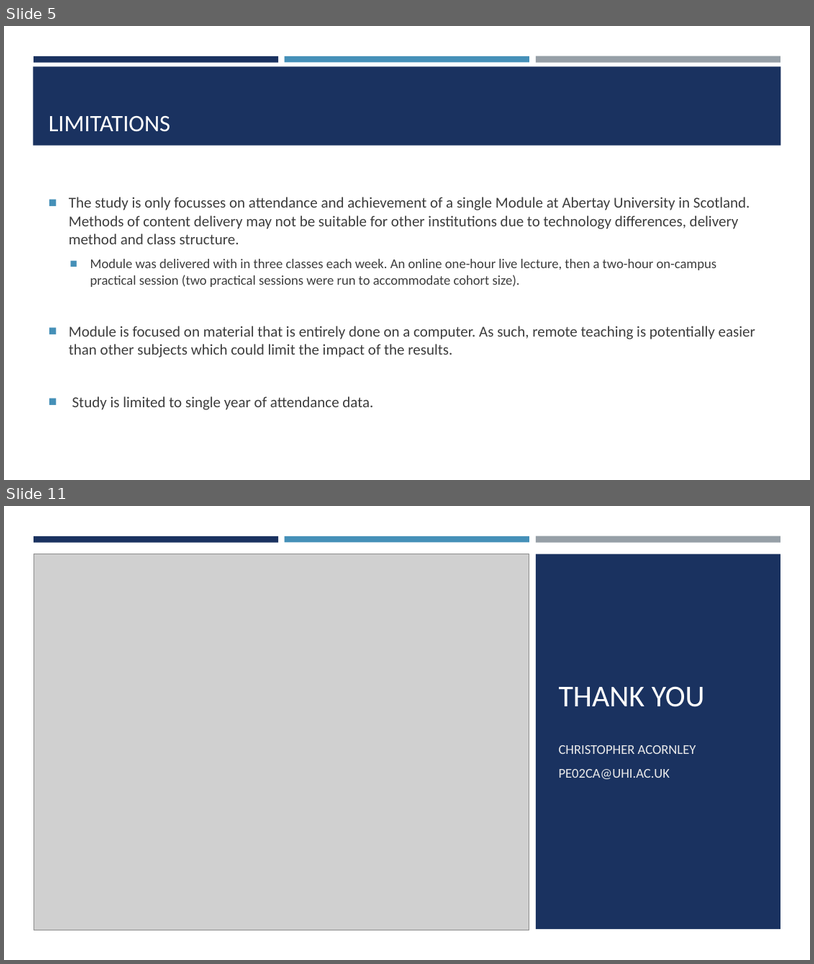
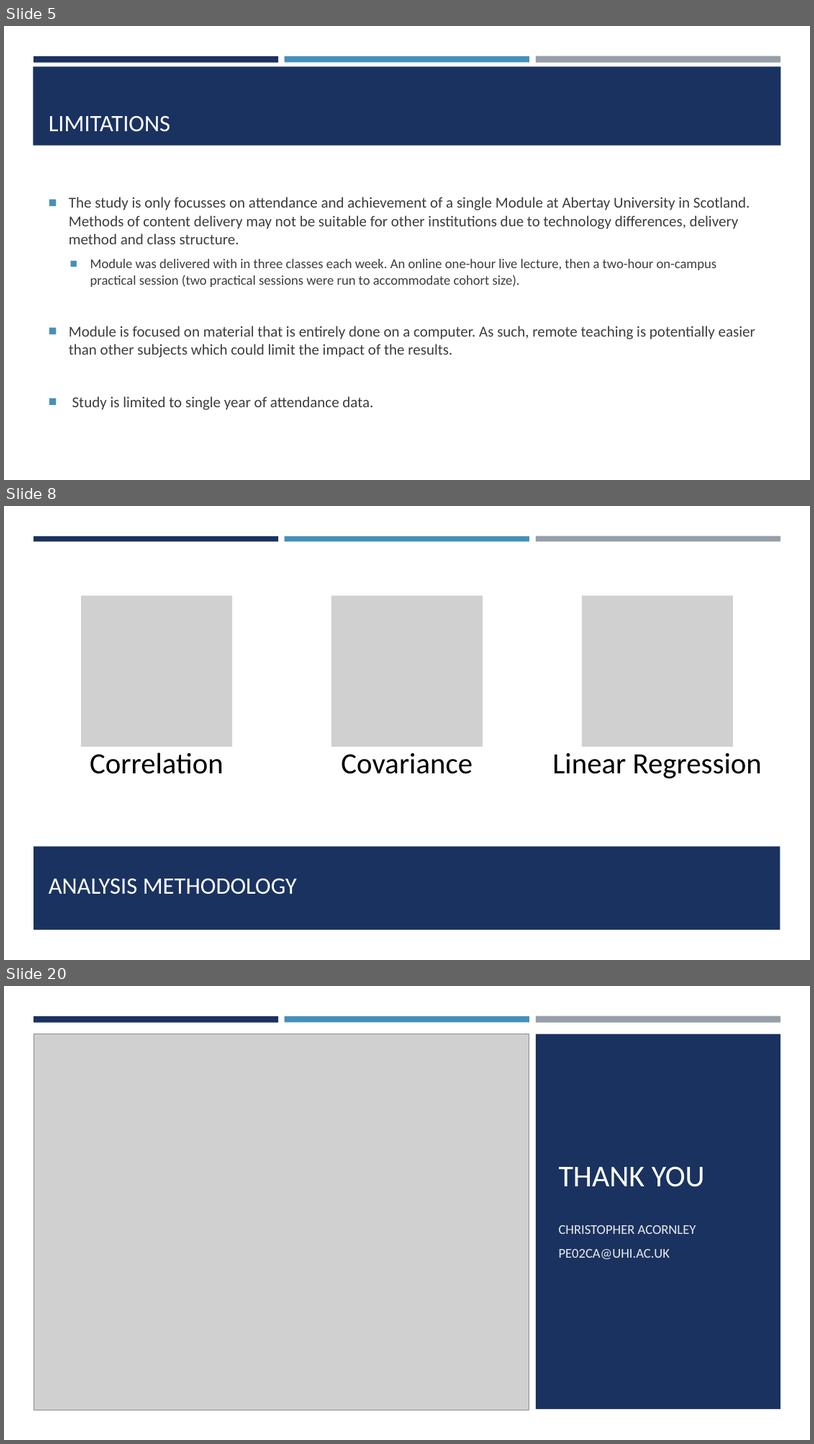
Before and after one commit to ChrisAcornleyPhD/CAP512Data, a slide deck: scripts/CAP512.pptx. Shown one above the other, each under a label of ours: slides 5 and 11 before the commit, slides 5, 8 and 20 after it; the slides between them are not shown. The pictures are 814x964 and 814x1444 pixels, drawn with LibreOffice and Linux fonts; fonts in the diff are those of the drawing; grey boxes stand for pictures. Boxes give left, top, right and bottom in pixels: in the first picture for what was removed or moved away, otherwise in the second. Text is boxed around its words. In the diff, an @@ line names an element or a change of style, - is before the commit and + after.

Commit message:
Basic analysis of grade and attendance data

```diff
--- a/scripts/CAP512.pptx
+++ b/scripts/CAP512.pptx
@@ slide 8 added at [4, 506, 810, 960], background #FFFFFF; not listed: 3 template elements that a slide beside it also shows @@
@@ rectangle added at [4, 542, 810, 960], fill #FFFFFF @@
@@ group added at [82, 595, 762, 778]: 3 pictures, 3 texts @@
+Correlation
+Covariance
+Linear Regression
@@ rectangle added at [34, 846, 781, 929], fill #1A3260 @@
@@ title added at [49, 878, 297, 894], 28 pt, text #FFFEFF @@
+ANALYSIS METHODOLOGY
@@ what was slide 11 is now slide 20 @@
```
Also in this commit, not shown: 3 slides changed, 10 other slides added, 2 slides removed.
